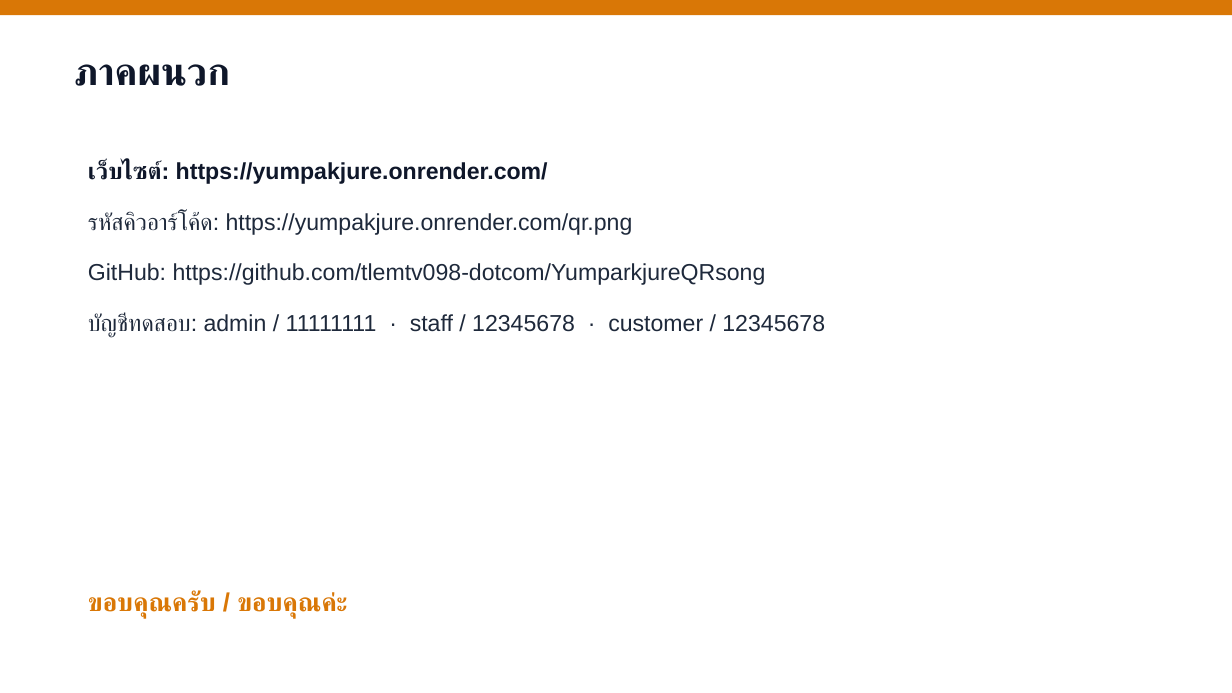
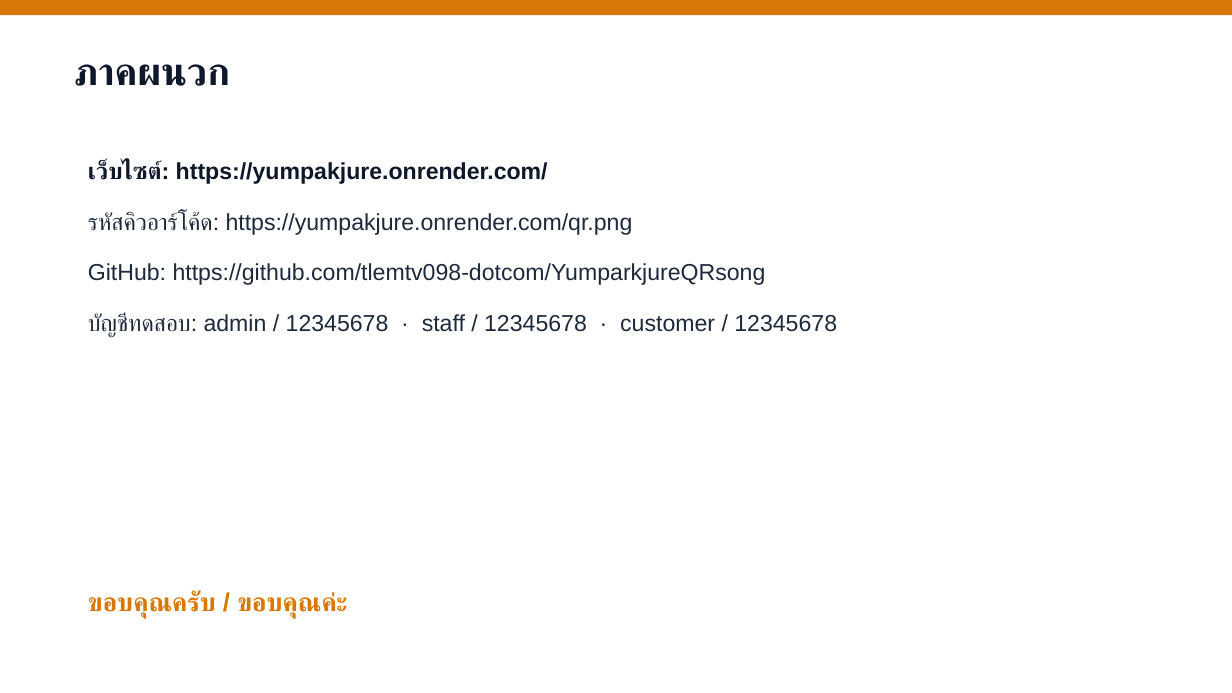
Before and after one commit to tlemtv098-dotcom/YumparkjureQRsong, a slide deck: slide 15 of deliverables/ไฟล์นำเสนอ.pptx. Drawn at 1232x693 pixels with LibreOffice and Linux fonts; fonts in the diff are those of the drawing. Boxes give left, top, right and bottom in pixels: in the first picture for what was removed or moved away, otherwise in the second. Text is boxed around its words. In the diff, an @@ line names an element or a change of style, - is before the commit and + after.

```diff
--- a/deliverables/ไฟล์นำเสนอ.pptx
+++ b/deliverables/ไฟล์นำเสนอ.pptx
@@ text at <box>88,313,837,338</box>: text changed @@
-บัญชีทดสอบ: admin / 11111111 · staff / 12345678 · customer / 12345678
+บัญชีทดสอบ: admin / 12345678 · staff / 12345678 · customer / 12345678
```
Also in this commit, not shown: 1 other slide changed, 4 other files.
